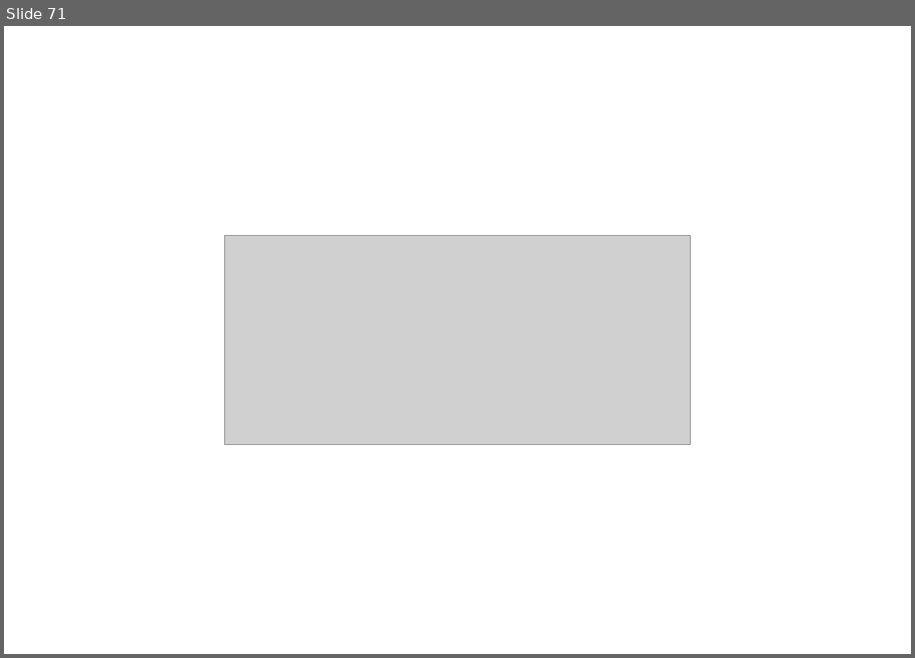
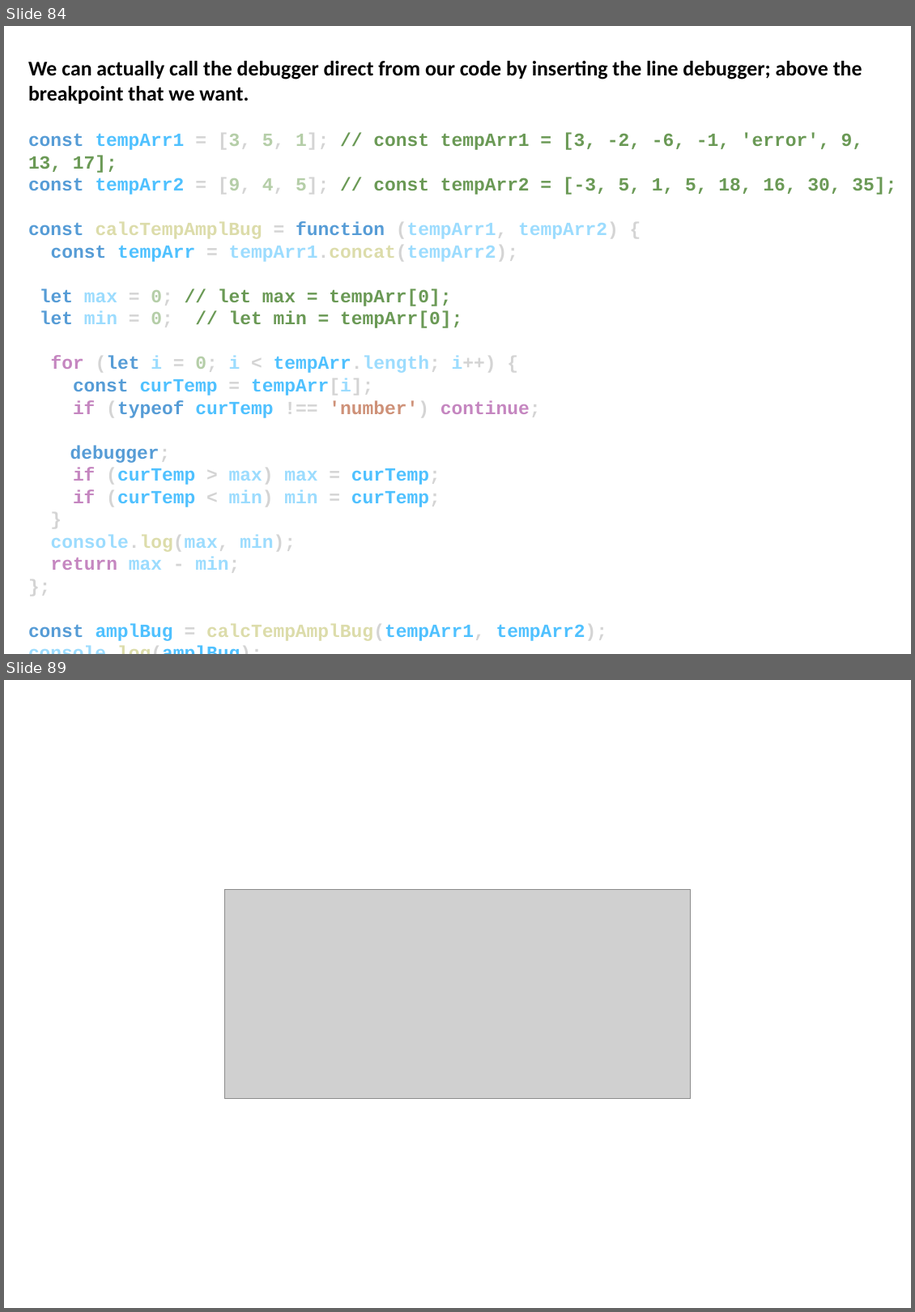
Before and after one commit to EL-EL-BCN/Complete-Javascript-Course, a slide deck: complete-javascript-course.pptx. Shown one above the other, each under a label of ours: slide 71 before the commit, slides 84 and 89 after it; the slides between them are not shown. The pictures are 915x658 and 915x1312 pixels, drawn with LibreOffice and Linux fonts; fonts in the diff are those of the drawing; grey boxes stand for pictures. Boxes give left, top, right and bottom in pixels: in the first picture for what was removed or moved away, otherwise in the second. Text is boxed around its words. In the diff, an @@ line names an element or a change of style, - is before the commit and + after.

```diff
--- a/complete-javascript-course.pptx
+++ b/complete-javascript-course.pptx
@@ slide 84 added at [4, 26, 911, 654], background #FFFFFF @@
@@ text added at [28, 61, 897, 641], 16 pt, text #6A9955, bold @@
+We can actually call the debugger direct from our code by inserting the line debugger; above the breakpoint that we want.
+const tempArr1 = [3, 5, 1]; // const tempArr1 = [3, -2, -6, -1, 'error', 9, 13, 17];
+const tempArr2 = [9, 4, 5]; // const tempArr2 = [-3, 5, 1, 5, 18, 16, 30, 35];
+const calcTempAmplBug = function (tempArr1, tempArr2) {
+const tempArr = tempArr1.concat(tempArr2);
+let max = 0; // let max = tempArr[0];
+let min = 0; // let min = tempArr[0];
+for (let i = 0; i < tempArr.length; i++) {
+const curTemp = tempArr[i];
+if (typeof curTemp !== 'number') continue;
+debugger;
+if (curTemp > max) max = curTemp;
+if (curTemp < min) min = curTemp;
+}
+console.log(max, min);
+return max - min;
+};
+const amplBug = calcTempAmplBug(tempArr1, tempArr2);
+console.log(amplBug);
@@ what was slide 71 is now slide 89 @@
```
Also in this commit, not shown: 2 slides changed, 17 other slides added, 6 other files.
